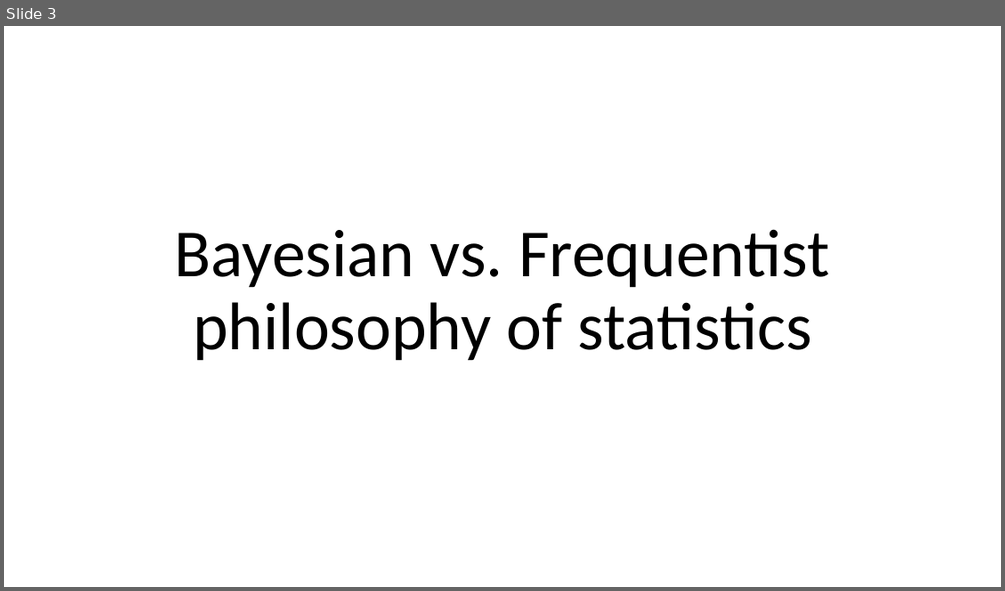
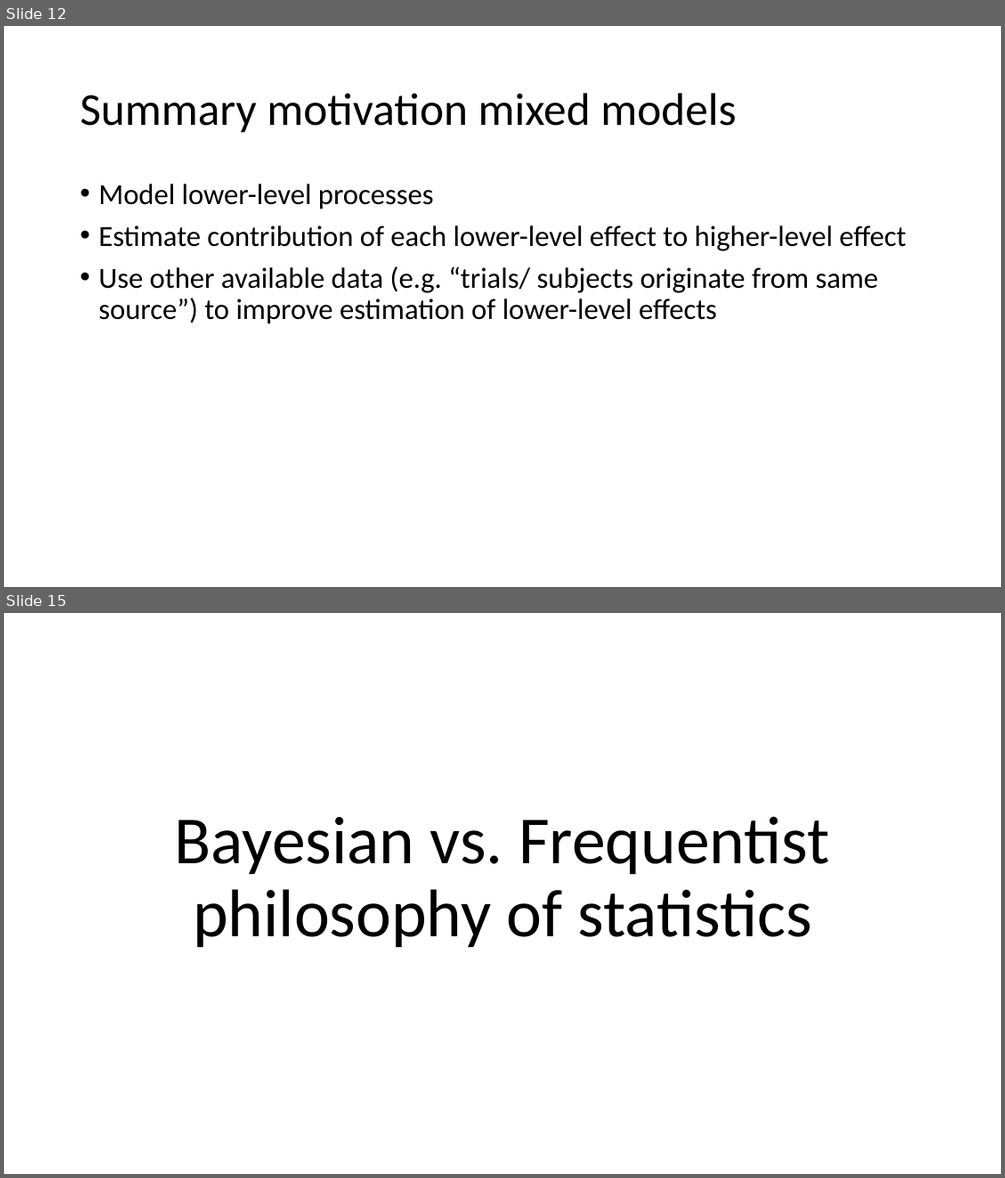
Before and after one commit to julianquandt/M3-brms-intro, a slide deck: intro_to_brms.pptx. Shown one above the other, each under a label of ours: slide 3 before the commit, slides 12 and 15 after it; the slides between them are not shown. The pictures are 1005x591 and 1005x1178 pixels, drawn with LibreOffice and Linux fonts; fonts in the diff are those of the drawing. Boxes give left, top, right and bottom in pixels: in the first picture for what was removed or moved away, otherwise in the second. Text is boxed around its words. In the diff, an @@ line names an element or a change of style, - is before the commit and + after.

Commit message:
Added initial part on philosophy of mixed models

```diff
--- a/intro_to_brms.pptx
+++ b/intro_to_brms.pptx
@@ slide 12 added at [4, 26, 1001, 587], background #FFFFFF @@
@@ title added at [80, 93, 736, 133], 44 pt, text #000000 @@
+Summary motivation mixed models
@@ text added at [98, 184, 906, 324], 28 pt, text #000000 @@
+• Model lower-level processes
+• Estimate contribution of each lower-level effect to higher-level effect
+• Use other available data (e.g. “trials/ subjects originate from same source”) to improve estimation of lower-level effects
@@ what was slide 3 is now slide 15 @@
```
Also in this commit, not shown: 3 slides changed, 12 other slides added, 2 slides removed.
